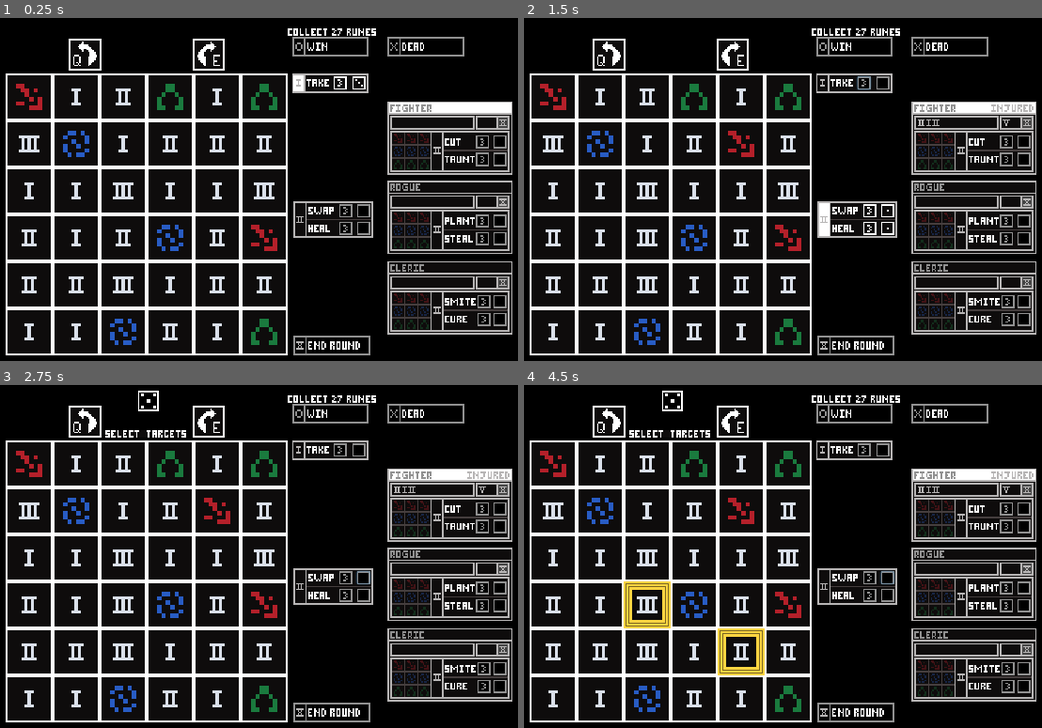
Above: before the commit, frames 1-4 (two rows, left to right).
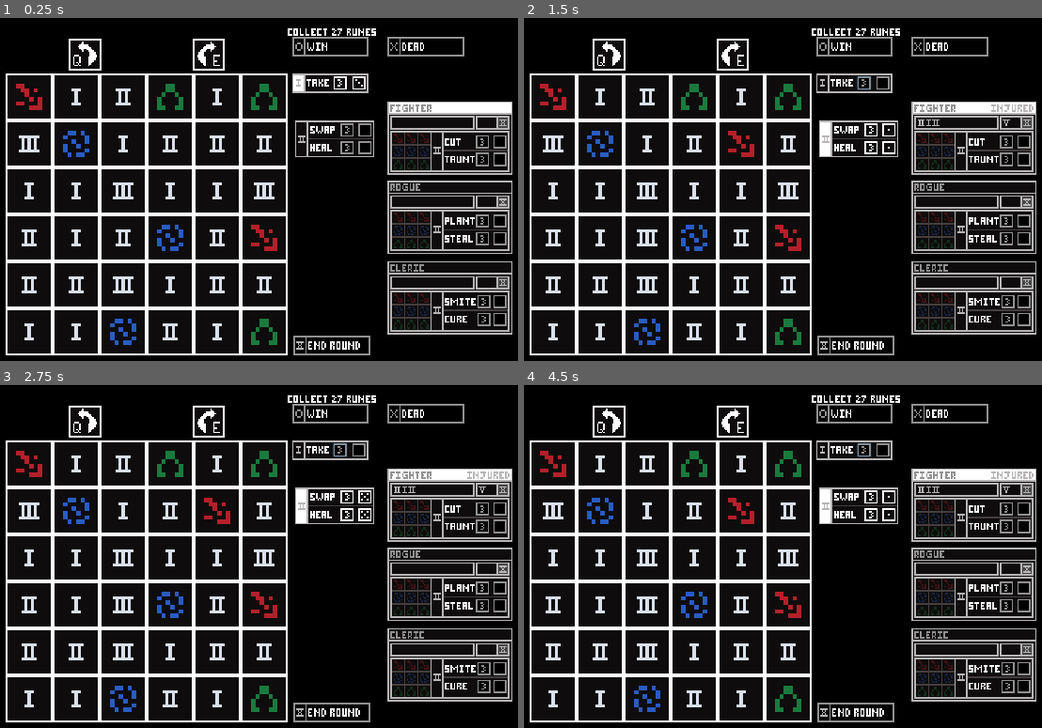
Above: after the commit, the same moments.

Repository: Lasenist/BonesWillRoll
Game: Godot game, scene res://level/play_scene.tscn
Same seed, same stepped clock (60 frames per second), same inputs: the game is played once before the commit and once after it.
Inputs (mouse positions are in pixels of both pictures, inside the frame that each line leads up to):
- Up to frame 1 (0.25 s): no input
- Up to frame 2 (1.5 s): click (865, 83) at 0.5 s; tap Enter at 1.25 s; move the mouse to (669, 213) at 1.27 s; hold E (rotate_selection_right) from 1.28 s (still down); click (669, 213) at 1.42 s
- Up to frame 3 (2.75 s): release E (rotate_selection_right) at 2 s; click (362, 577) at 2.02 s
- Up to frame 4 (4.5 s): tap Space at 2.75, 4.25 s; move the mouse to (622, 604) at 2.77 s; hold Q (rotate_selection_left) 2.78-3.53 s; click (622, 604) at 2.92 s; tap Enter at 3.5 s; move the mouse to (850, 484) at 3.52 s; hold E (rotate_selection_right) from 3.53 s (still down); click (850, 484) at 3.67 s; move the mouse to (736, 669) at 4.27 s; click (736, 669) at 4.42 s

The runs differ from the first frame. In frame 1, 1.1% of the frame differs, in the area x 56-73%, y 29-65%; in frame 2, 1.5%; in frame 3, 1.7%; in frame 4, 3.1%, in the area x 19-73%, y 1-85%.

Commit message:
move initiative box

Diff:
--- a/level/play_scene.gd
+++ b/level/play_scene.gd
@@ -30,6 +30,11 @@
 onready var current_active_adventurer = 0
 onready var character_turn_order = [fighter, rogue, cleric]
 
+onready var pos1 = $positions/pos1
+onready var pos2 = $positions/pos2
+onready var pos3 = $positions/pos3
+onready var pos_positions = [pos1, pos2, pos3]
+onready var tween = $Tween
 
 onready var take_action_box = $take_action_box
 onready var abilities_action_box = $abilities_action_box
@@ -96,6 +101,10 @@
 
 			if current_active_adventurer >= character_turn_order.size():
 				current_active_adventurer = 0
+
+			tween.interpolate_property($abilities_action_box, "rect_global_position", null,
+					pos_positions[current_active_adventurer].rect_global_position, 1, Tween.TRANS_LINEAR, Tween.EASE_IN )
+			tween.start()
 
 			yield(get_tree().create_timer(1), "timeout")
 			end_round.is_active = false
--- a/level/play_scene.tscn
+++ b/level/play_scene.tscn
@@ -92,10 +92,10 @@
 margin_bottom = -233.0
 
 [node name="abilities_action_box" parent="." groups=["round_two"] instance=ExtResource( 3 )]
-margin_left = 285.0
-margin_top = 141.0
-margin_right = -174.0
-margin_bottom = -132.0
+margin_left = 286.0
+margin_top = 86.0
+margin_right = -173.0
+margin_bottom = -187.0
 
 [node name="fighter" parent="." instance=ExtResource( 4 )]
 margin_left = 349.0
@@ -240,9 +240,6 @@
 position = Vector2( 10, 13 )
 scale = Vector2( 2, 2 )
 
-[node name="AnimatedSprite" parent="Control2/dice" index="0"]
-frame = 3
-
 [node name="ColorRect" type="ColorRect" parent="Control2"]
 margin_left = 12.0
 margin_top = 16.0
@@ -290,6 +287,39 @@
 __meta__ = {
 "_edit_use_anchors_": false
 }
+
+[node name="positions" type="Control" parent="."]
+margin_right = 40.0
+margin_bottom = 40.0
+__meta__ = {
+"_edit_use_anchors_": false
+}
+
+[node name="pos1" type="Control" parent="positions"]
+margin_left = 286.0
+margin_top = 87.0
+margin_right = 326.0
+margin_bottom = 127.0
+mouse_filter = 2
+__meta__ = {
+"_edit_use_anchors_": false
+}
+
+[node name="pos2" type="Control" parent="positions"]
+margin_left = 286.0
+margin_top = 140.0
+margin_right = 326.0
+margin_bottom = 180.0
+mouse_filter = 2
+
+[node name="pos3" type="Control" parent="positions"]
+margin_left = 286.0
+margin_top = 197.0
+margin_right = 326.0
+margin_bottom = 237.0
+mouse_filter = 2
+
+[node name="Tween" type="Tween" parent="."]
 
 [connection signal="post_selection_made" from="Control/field" to="." method="_on_field_post_selection_made"]
 [connection signal="post_swap_made" from="Control/field" to="." method="_on_field_post_swap_made"]
